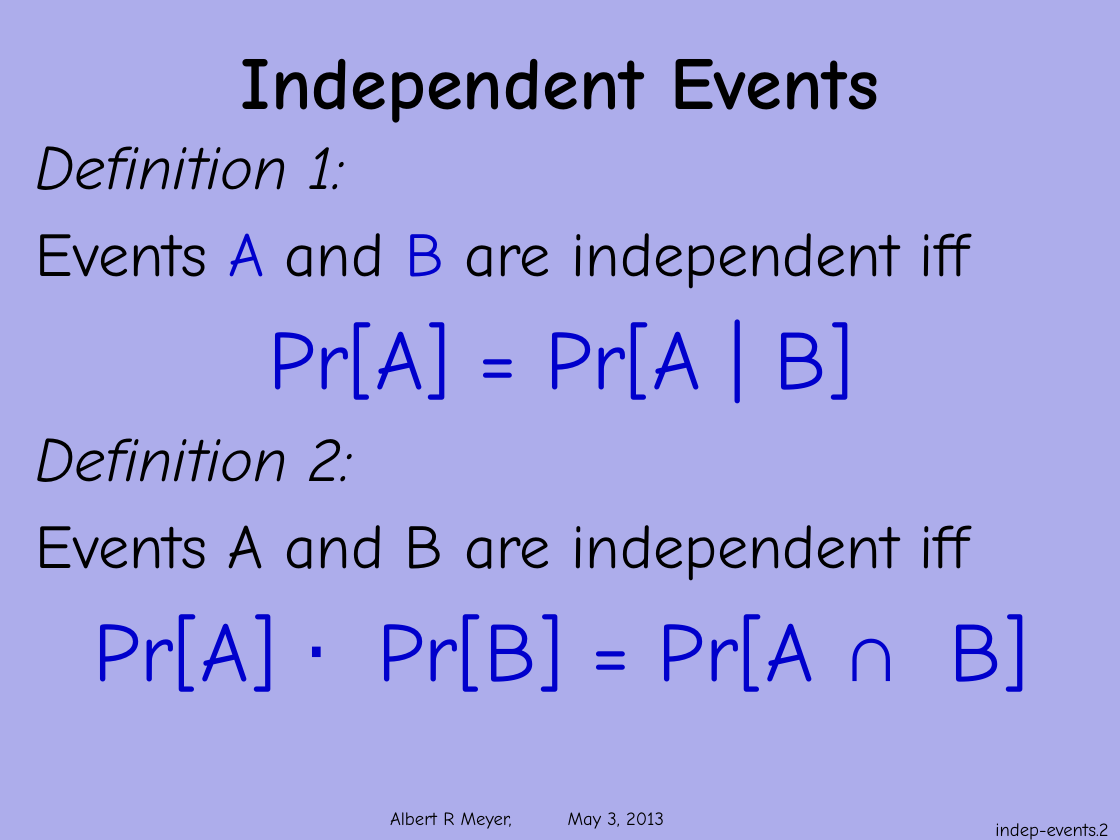
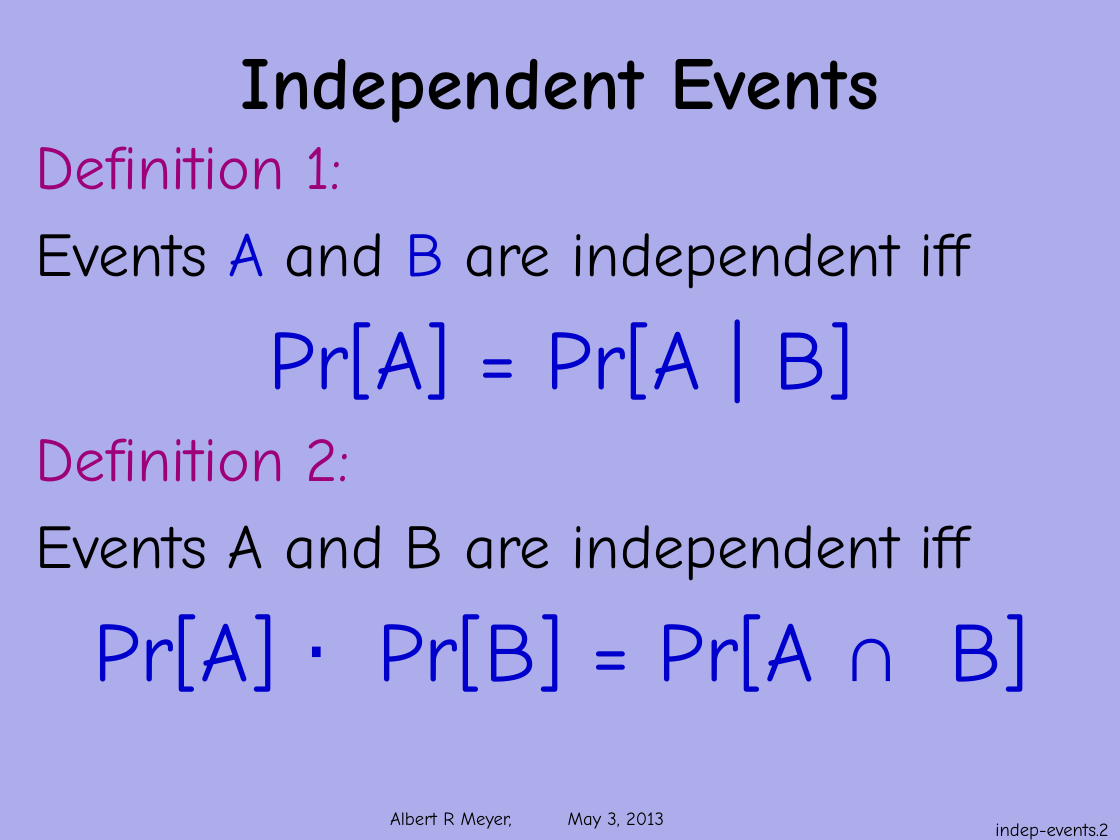
Before and after one commit to armeyer/mcs_web, a slide deck: slide 2 of spring13/slides13/prob-independence.pptx. Drawn at 1120x840 pixels with LibreOffice and Linux fonts; fonts in the diff are those of the drawing; background and template pictures are left out. Boxes give left, top, right and bottom in pixels: in the first picture for what was removed or moved away, otherwise in the second. Text is boxed around its words. In the diff, an @@ line names an element or a change of style, - is before the commit and + after.

```diff
--- a/spring13/slides13/prob-independence.pptx
+++ b/spring13/slides13/prob-independence.pptx
@@ text at (36, 146, 350, 482): text colour #000000 to #9D0079, italic off in "Definition 1:", "Definition 2:" @@
```
Also in this commit, not shown: 4 other slides changed, 2 other files.
